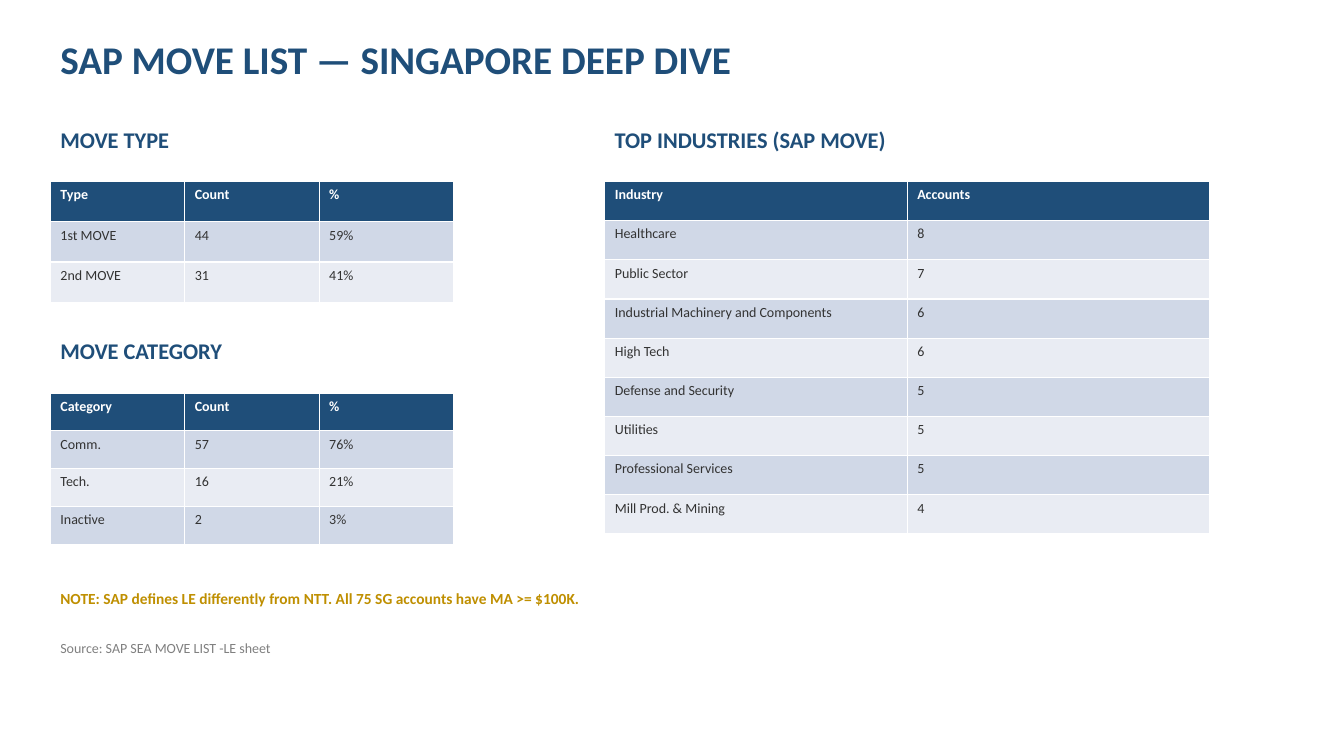
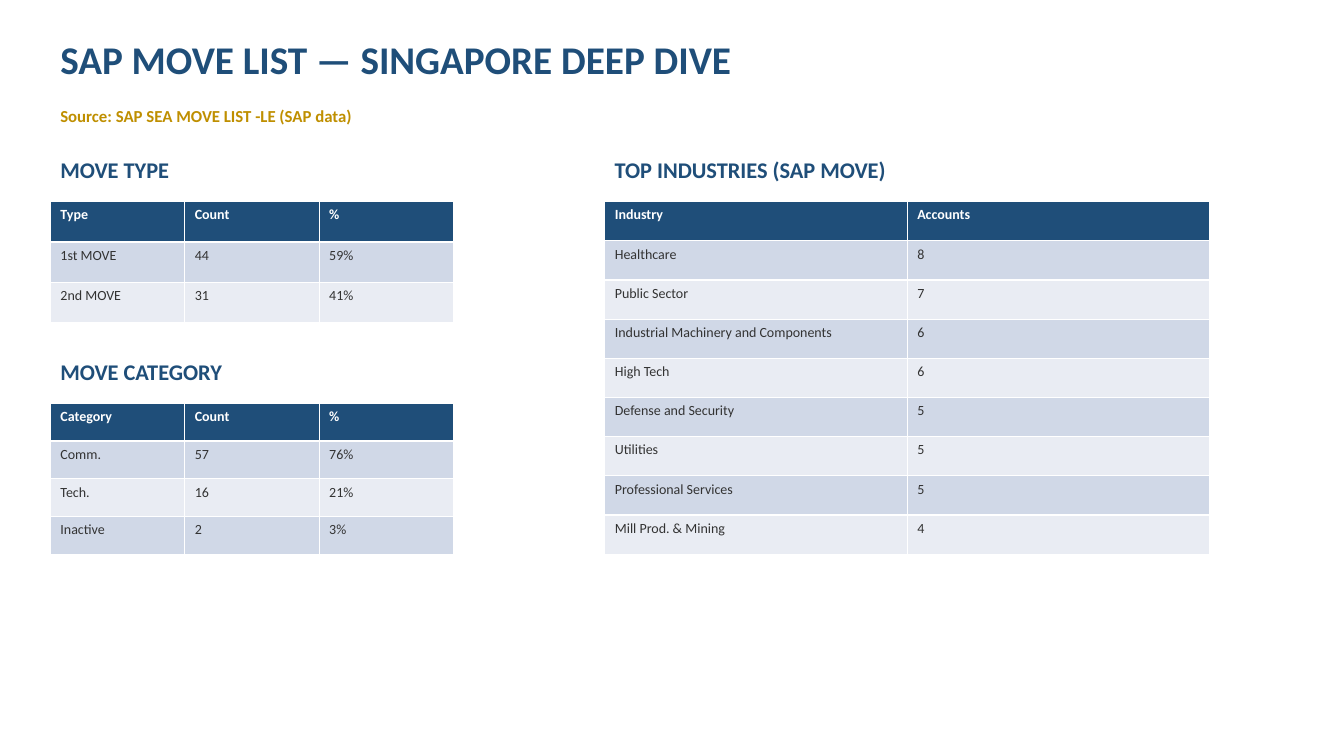
Before and after one commit to bhartiya75/ntt, a slide deck: slide 6 of backend/analysis/SG_GTM_Presentation.pptx. Drawn at 1344x756 pixels with LibreOffice and Linux fonts; fonts in the diff are those of the drawing. Boxes give left, top, right and bottom in pixels: in the first picture for what was removed or moved away, otherwise in the second. Text is boxed around its words. In the diff, an @@ line names an element or a change of style, - is before the commit and + after.

```diff
--- a/backend/analysis/SG_GTM_Presentation.pptx
+++ b/backend/analysis/SG_GTM_Presentation.pptx
@@ text at [60,109,351,125]: text changed; size 10 to 12 pt; text colour #808080 to #BF8F00; bold on @@
-Source: SAP SEA MOVE LIST -LE sheet
+Source: SAP SEA MOVE LIST -LE (SAP data)
@@ text "MOVE TYPE": place and size @@
-text "MOVE TYPE" at [60,133,169,148]
+text "MOVE TYPE" at [60,163,169,178]
@@ text "TOP INDUSTRIES (SAP MOVE)": place and size @@
-text "TOP INDUSTRIES (SAP MOVE)" at [615,131,885,151]
+text "TOP INDUSTRIES (SAP MOVE)" at [615,161,885,181]
@@ table: place and size @@
-table at [50,181,453,302]
+table at [50,202,453,323]
@@ table: place and size @@
-table at [605,181,1210,534]
+table at [605,202,1210,555]
@@ text "MOVE CATEGORY": place and size @@
-text "MOVE CATEGORY" at [60,344,222,359]
+text "MOVE CATEGORY" at [60,365,222,380]
@@ table: place and size @@
-table at [50,393,453,544]
+table at [50,403,453,555]
@@ text removed at [60,593,579,607] @@
-NOTE: SAP defines LE differently from NTT. All 75 SG accounts have MA >= $100K.
```
Also in this commit, not shown: 8 other slides changed, 1 other file.
